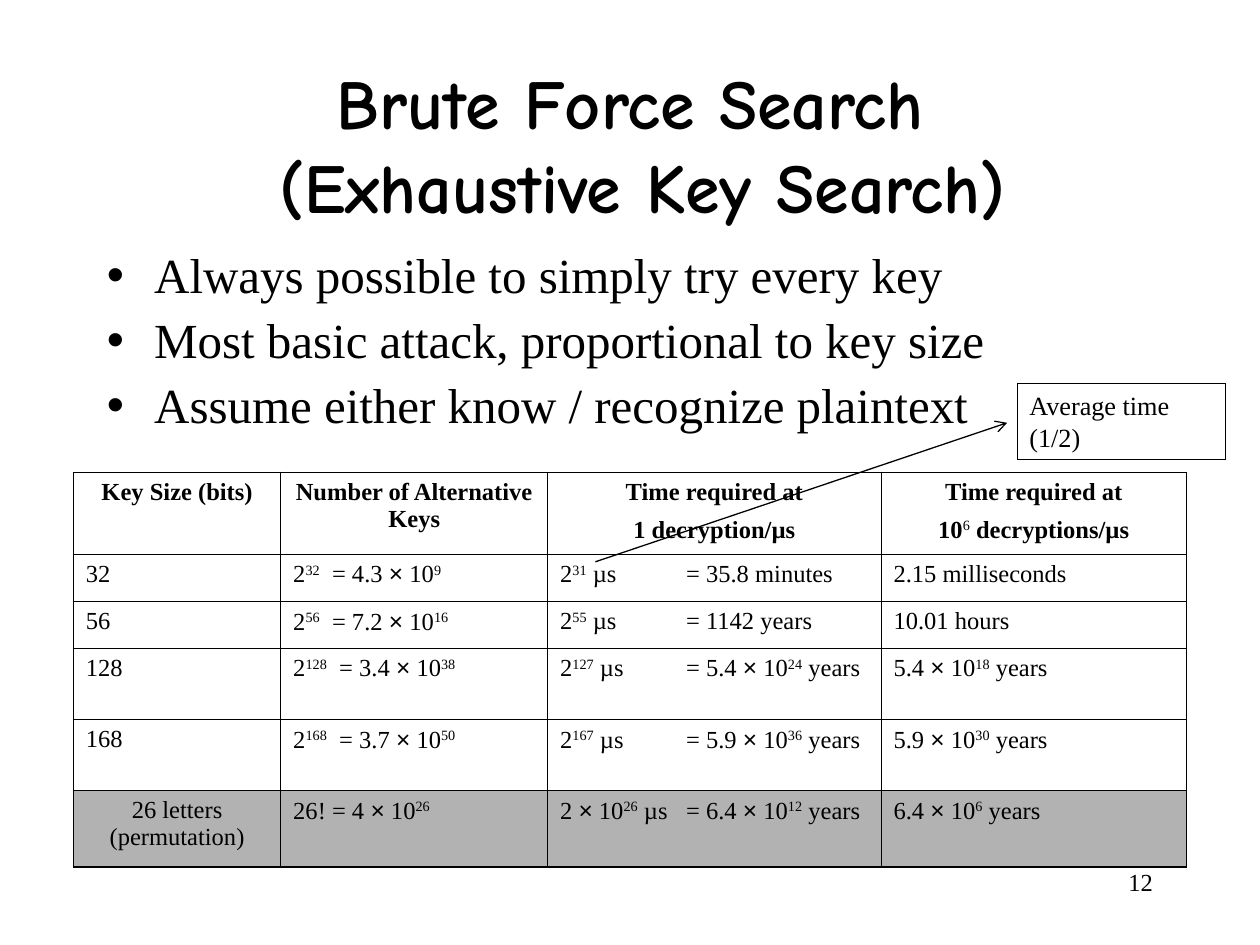
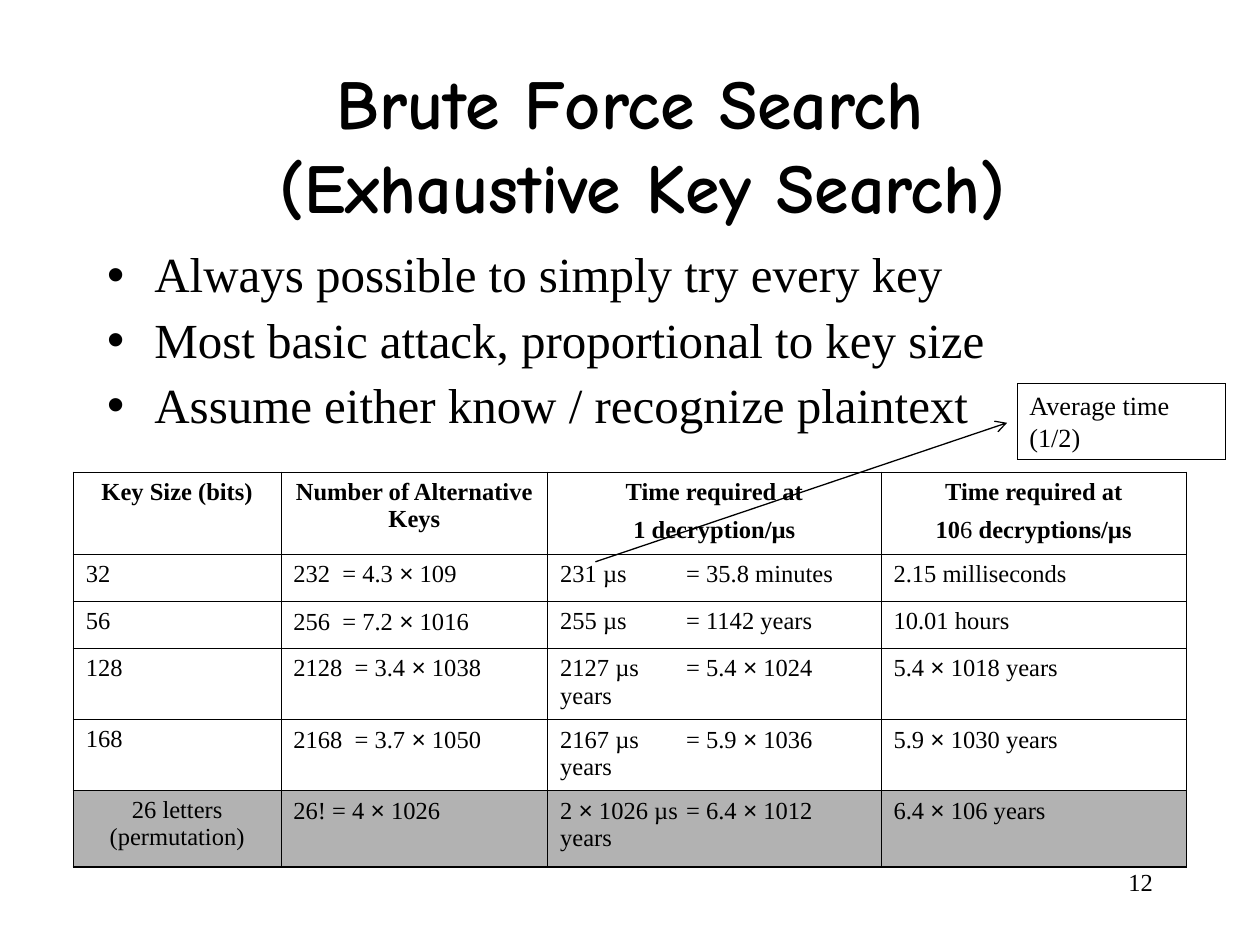
Before and after one commit to wangjin0818/Network_Security, a slide deck: slide 12 of week 03/Chapter 2.ppt. Drawn at 1260x945 pixels with LibreOffice and Linux fonts; fonts in the diff are those of the drawing. Boxes give left, top, right and bottom in pixels: in the first picture for what was removed or moved away, otherwise in the second. Text is boxed around its words. In the diff, an @@ line names an element or a change of style, - is before the commit and + after.

```diff
--- a/week 03/Chapter 2.ppt
+++ b/week 03/Chapter 2.ppt
@@ table at (x1=73, y1=472, x2=1187, y2=867) @@
@@ now on the baseline in "106", "232 109", "231", "256 1016" and 10 more places @@
```
Also in this commit, not shown: 2 other slides changed, 2 slides added, 1 slide removed, 1 other file.
